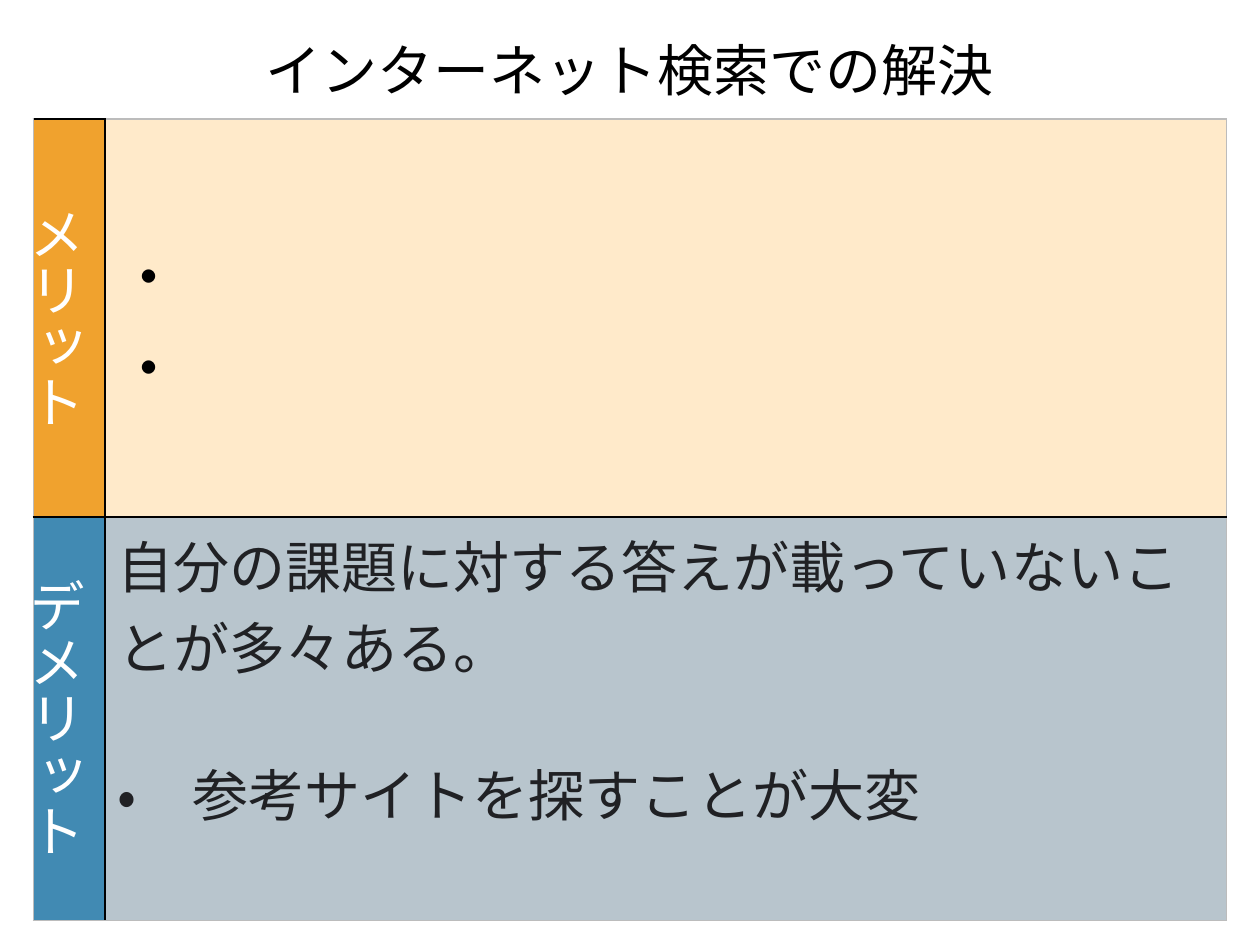
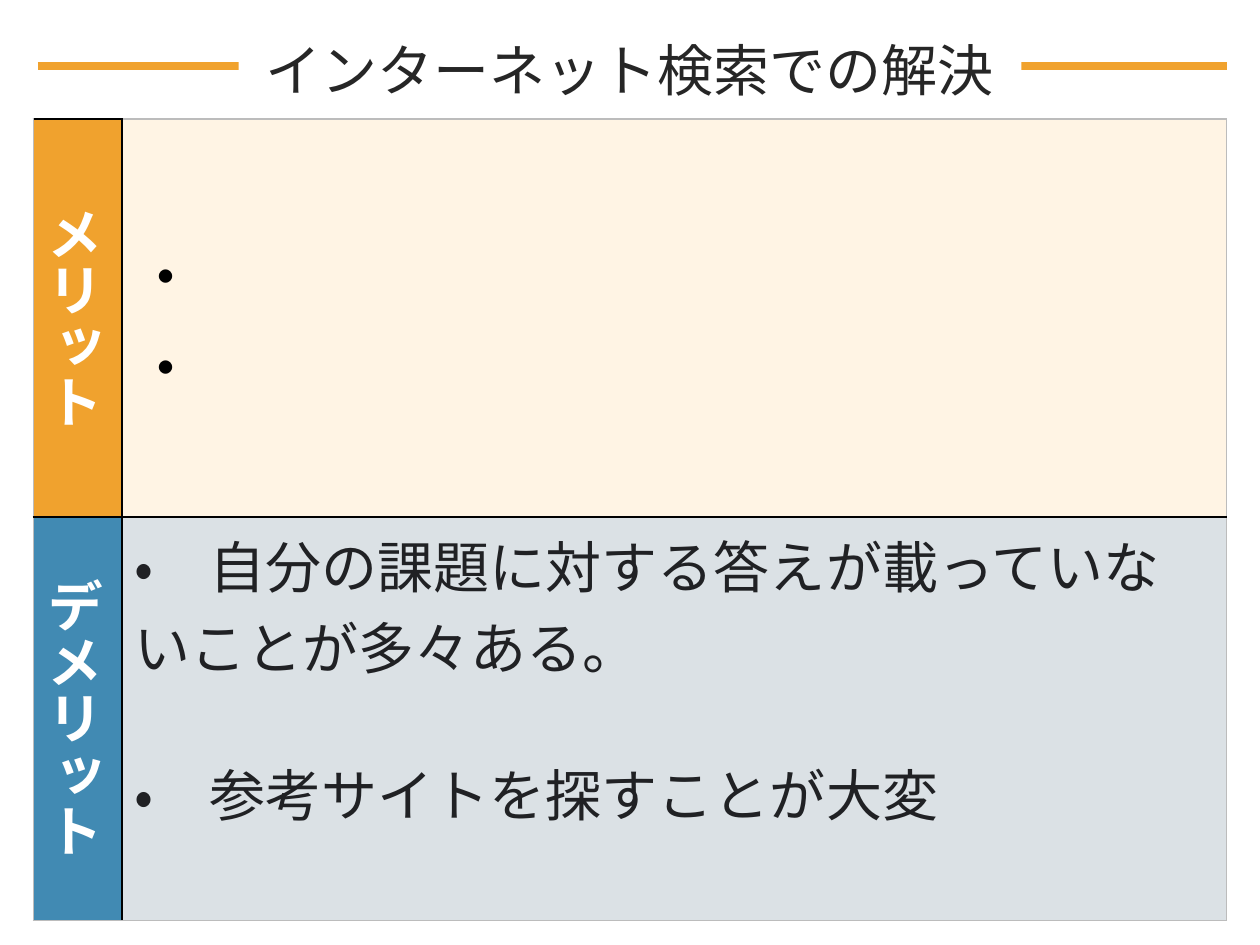
Before and after one commit to DOJO-2021/D-2, a slide deck: slide 8 of documents/プレゼン/Knowledge Holder_清書版.pptx (slide 7 before the commit). Drawn at 1260x945 pixels with LibreOffice and Linux fonts; fonts in the diff are those of the drawing. Boxes give left, top, right and bottom in pixels: in the first picture for what was removed or moved away, otherwise in the second. Text is boxed around its words. In the diff, an @@ line names an element or a change of style, - is before the commit and + after.

```diff
--- a/documents/プレゼン/Knowledge Holder_清書版.pptx
+++ b/documents/プレゼン/Knowledge Holder_清書版.pptx
@@ text "インターネット検索での解決" at box(266, 44, 994, 96): text colour #000000 to #262626 @@
@@ line added from (38, 66) to (1226, 66), #F0A22E 4.5 pt @@
@@ table at box(34, 118, 1227, 915) @@
-row 2, column 2: 自分の課題に対する答えが載っていないことが多々ある。 / ・ 参考サイトを探すことが大変
+row 2, column 2: ・ 自分の課題に対する答えが載っていないことが多々ある。 / ・ 参考サイトを探すことが大変
@@ fill #FFEACA to #FFEACA at 50% opacity in row 1, column 2 @@
@@ fill #B8C5CD to #B8C5CD at 50% opacity in row 2, column 2 @@
@@ bold on in "メリット", "デメリット" @@
```
Also in this commit, not shown: 22 other slides changed, 6 slides added, 2 slides removed.
